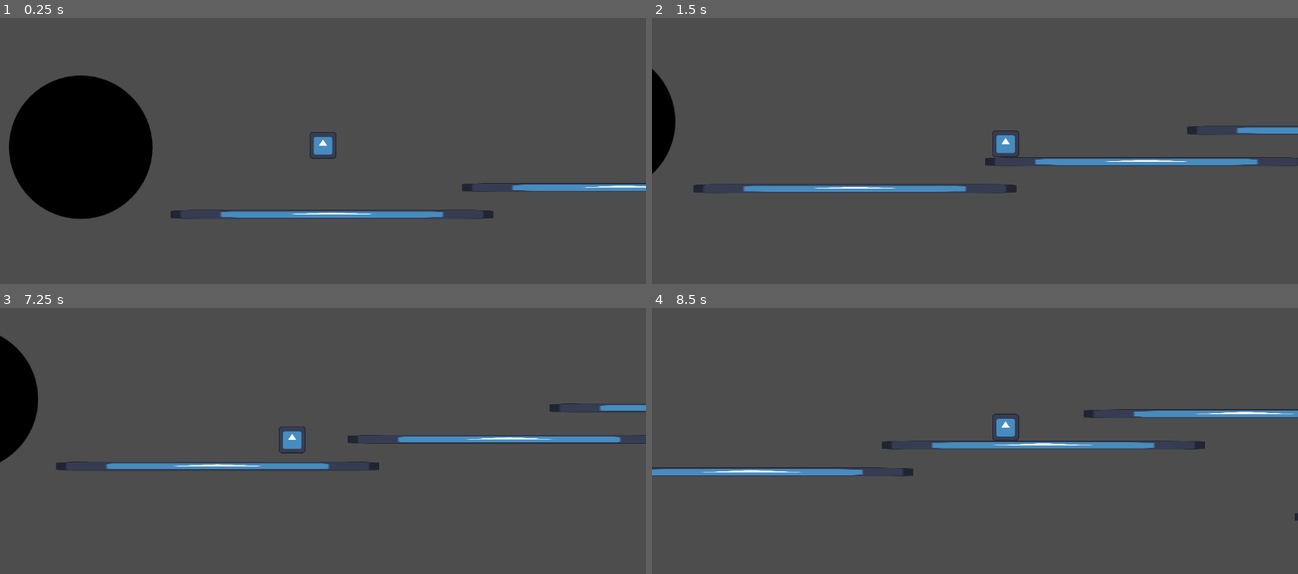
Above: before the commit, frames 1-4 (two rows, left to right).
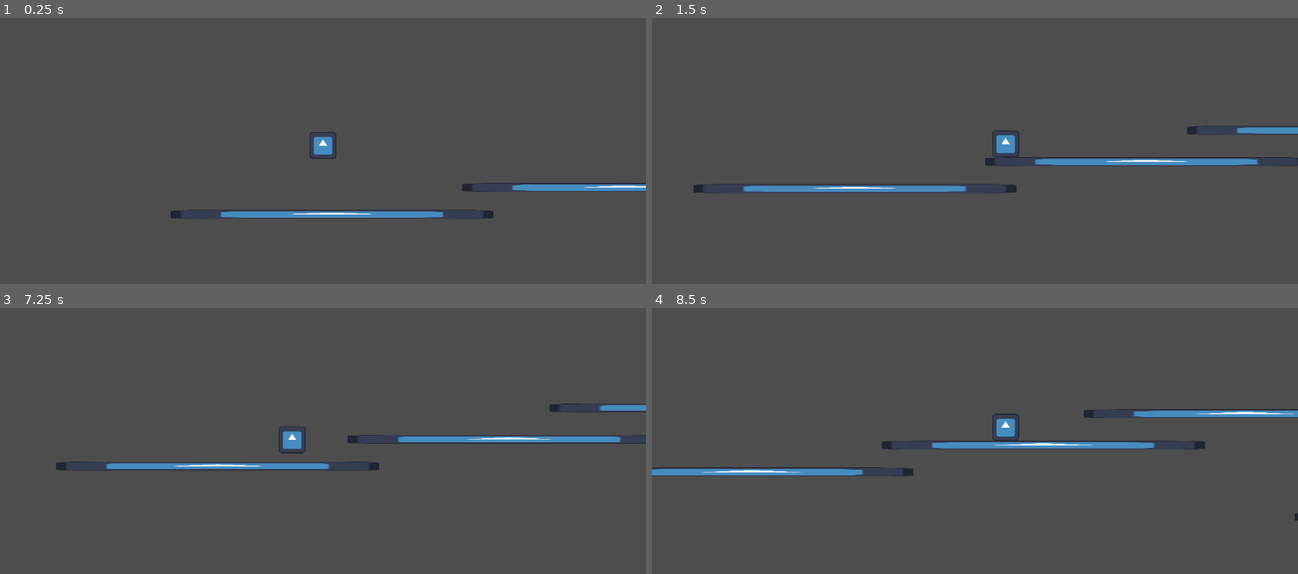
Above: after the commit, the same moments.

Repository: 24362-Jenny/food-scout
Game: Godot game, scene res://scenes/level_one.tscn
Two runs of this game, one before a commit and one after it. Both use one fixed random seed, a clock stepped at 60 frames per second and the inputs below. The engine's default icon, where the game draws it, is replaced by a stand-in: a white triangle on a blue panel in a dark square.
Inputs:
- Up to frame 1 (0.25 s): no input
- Up to frame 2 (1.5 s): hold Right (ui_right) from 0.53 s (still down); tap W (jump) at 0.77 s
- Up to frame 3 (7.25 s): tap W (jump) at 1.52, 3.02, 3.77, 4.52, 6.02, 6.77 s; release Right (ui_right) at 2.03 s; hold Left (ui_left) 2.03-2.78 s; hold Right (ui_right) 2.78-4.28 s; hold Left (ui_left) 4.28-5.03 s; hold Right (ui_right) 5.03-5.78 s; hold Left (ui_left) from 5.78 s (still down)
- Up to frame 4 (8.5 s): release Left (ui_left) at 7.28 s; hold Right (ui_right) from 7.28 s (still down); tap W (jump) at 7.52 s

The runs differ from the first frame. In frame 1, 9.4% of the frame differs, in the area x 1-24%, y 21-76%; in frame 2, 1.0%; in frame 3, 2.0%; in frame 4, nothing differs.

Commit message:
moved portal

Diff:
--- a/scenes/level_one.tscn
+++ b/scenes/level_one.tscn
@@ -65,7 +65,7 @@
 shape = SubResource("RectangleShape2D_4dvvg")
 
 [node name="Portal" parent="." unique_id=1430322806 instance=ExtResource("4_5rfim")]
-position = Vector2(152, 432)
+position = Vector2(2344, 544)
 
 [node name="enemy1" parent="." unique_id=1825134664 instance=ExtResource("3_r4wdr")]
 position = Vector2(1920, 560)
